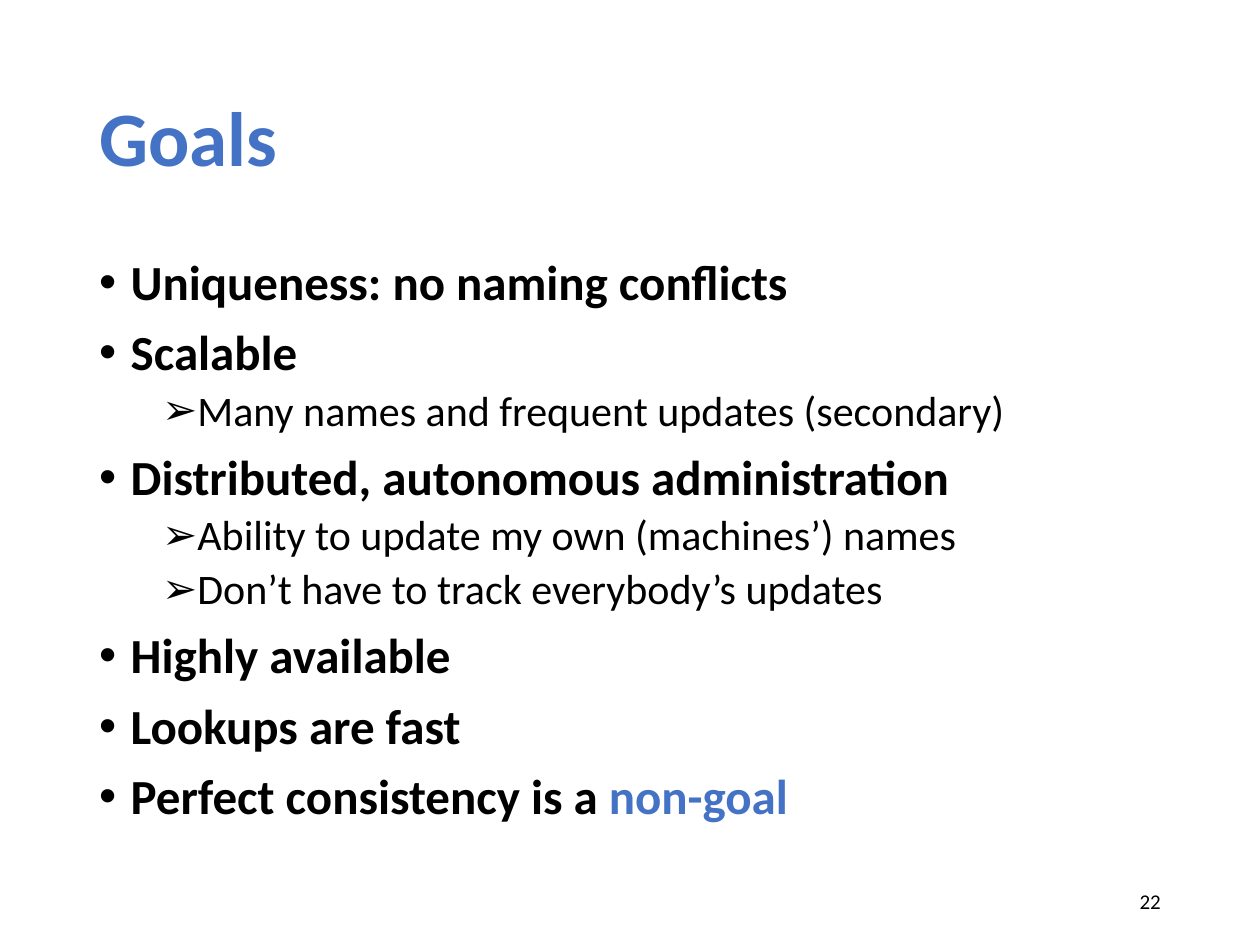
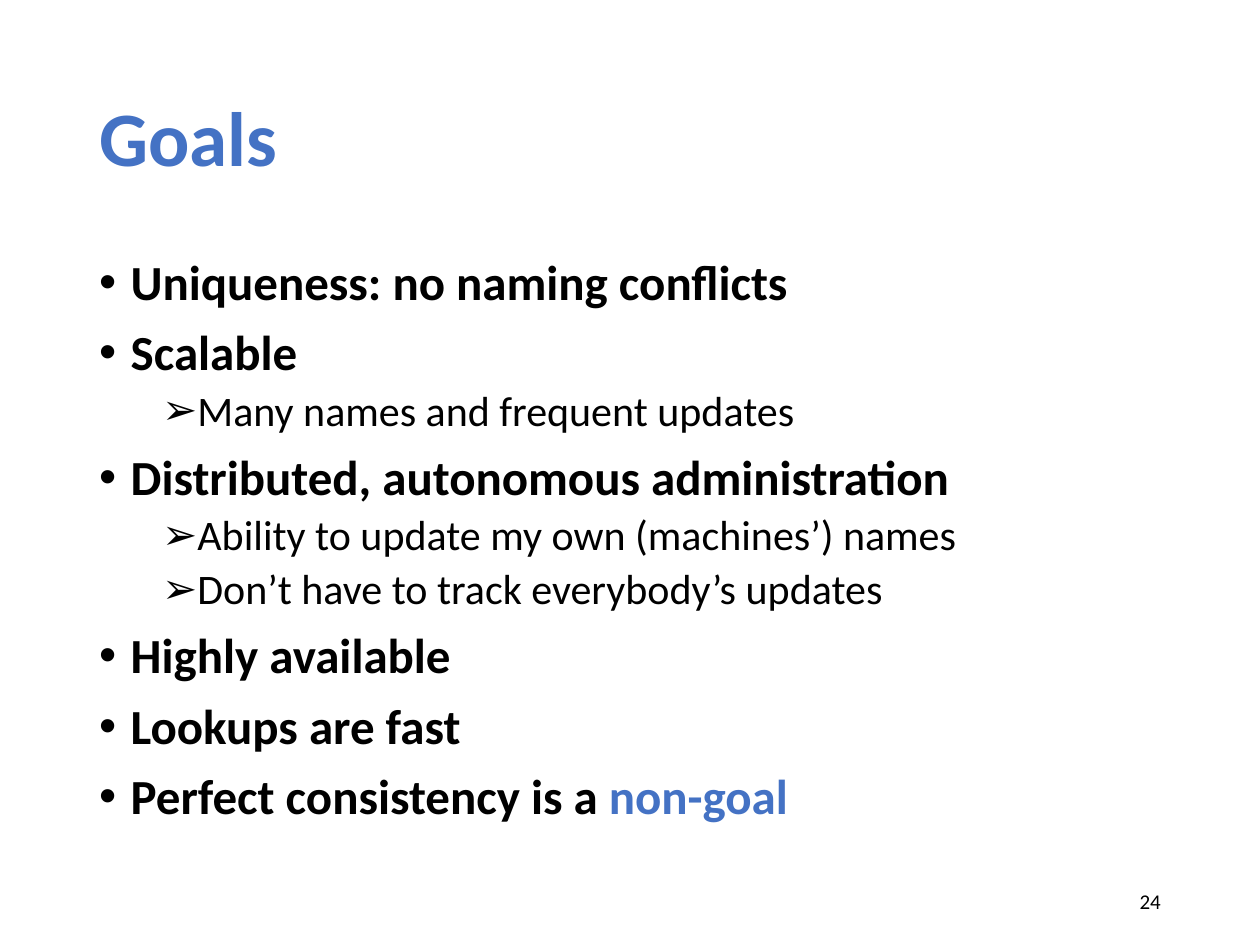
Before and after one commit to xinjin/course-net, a slide deck: slide 24 of slides/lec05_cdn.pptx (slide 22 before the commit). Drawn at 1260x945 pixels with LibreOffice and Linux fonts; fonts in the diff are those of the drawing. Boxes give left, top, right and bottom in pixels: in the first picture for what was removed or moved away, otherwise in the second. Text is boxed around its words. In the diff, an @@ line names an element or a change of style, - is before the commit and + after.

```diff
--- a/slides/lec05_cdn.pptx
+++ b/slides/lec05_cdn.pptx
@@ text at (x1=197, y1=396, x2=794, y2=433): text changed @@
-  ➢ Many names and frequent updates (secondary)
+  ➢ Many names and frequent updates
@@ page number at (x1=1140, y1=895, x2=1161, y2=909): text changed @@
-22
+24
```
Also in this commit, not shown: 6 other slides changed, 2 slides added, 3 other files.
